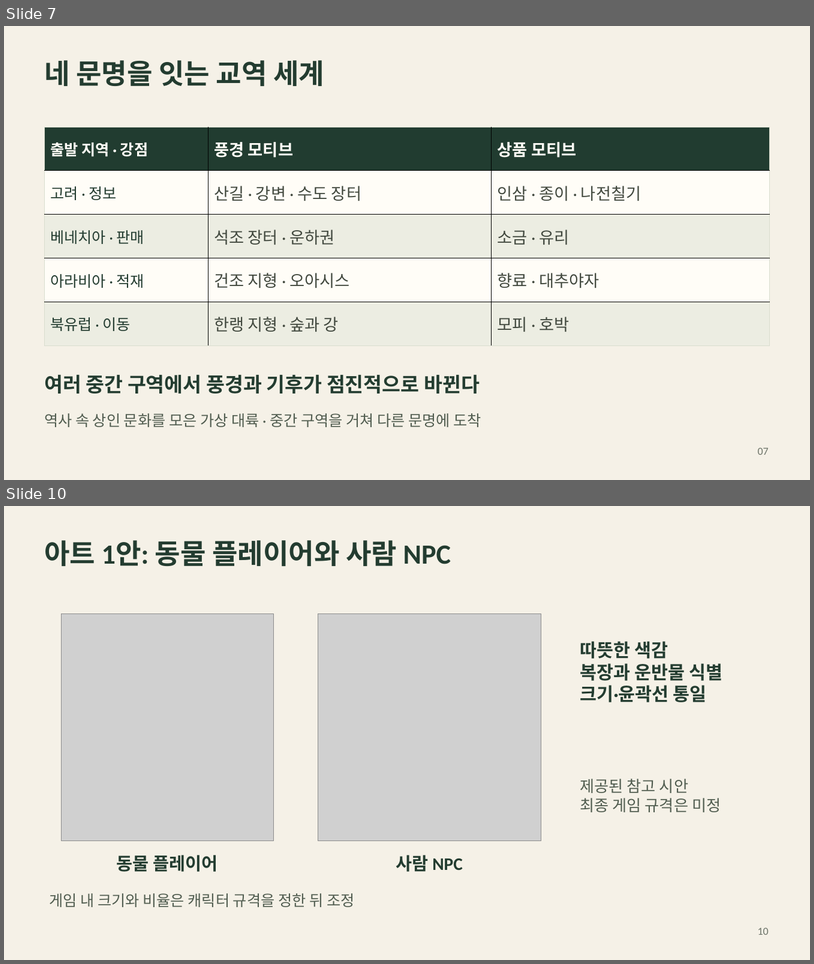
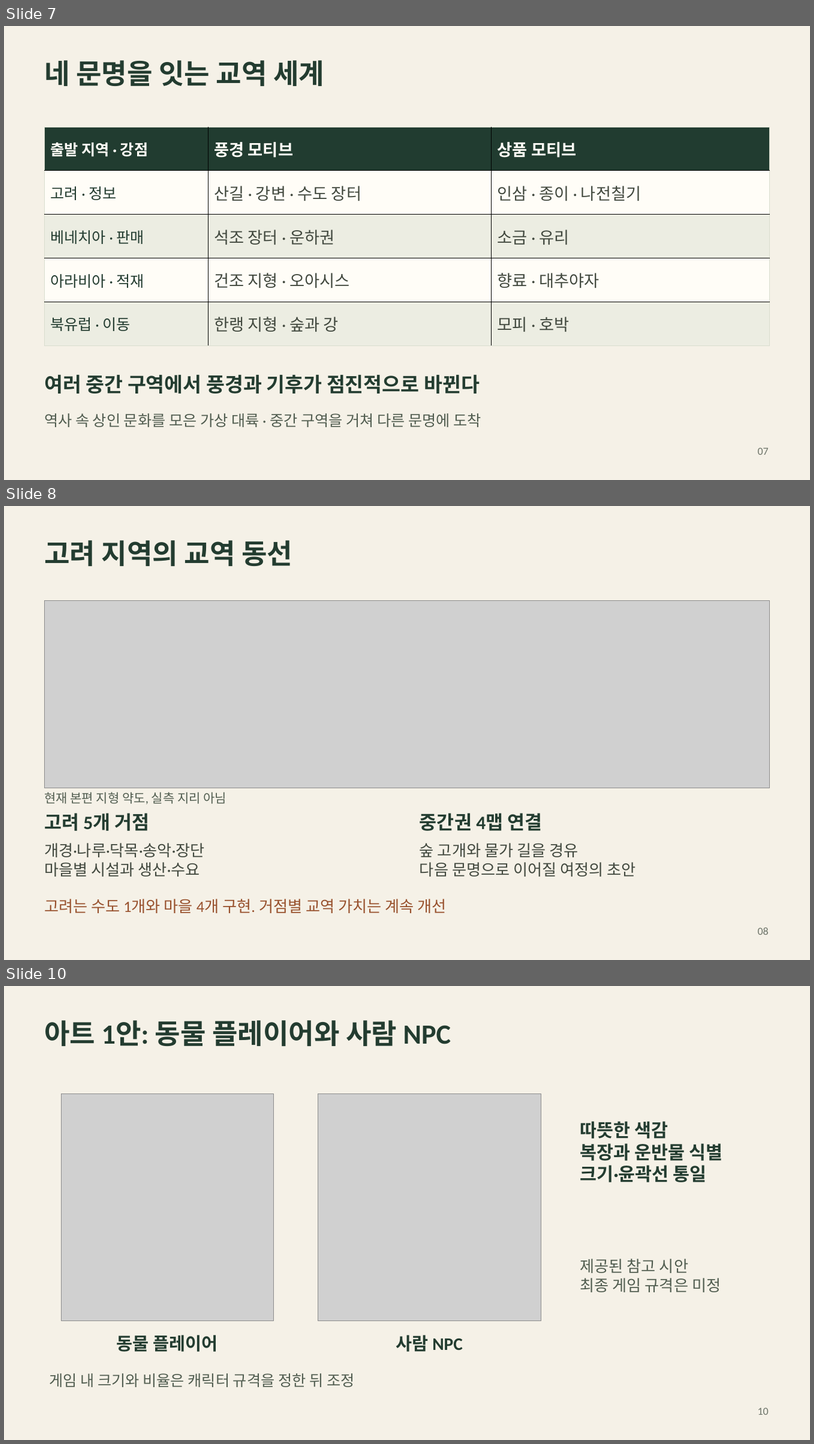
Before and after one commit to hundredman/pocket-caravan, a slide deck: Presentations/2026-10-19/팀별 게임 기획 발표 자료_최종.pptx. Shown one above the other, each under a label of ours: slides 7 and 10 before the commit, slides 7, 8 and 10 after it; the slides between them are not shown. The pictures are 814x964 and 814x1444 pixels, drawn with LibreOffice and Linux fonts; fonts in the diff are those of the drawing; grey boxes stand for pictures. Boxes give left, top, right and bottom in pixels: in the first picture for what was removed or moved away, otherwise in the second. Text is boxed around its words. In the diff, an @@ line names an element or a change of style, - is before the commit and + after.

```diff
--- a/Presentations/2026-10-19/팀별 게임 기획 발표 자료_최종.pptx
+++ b/Presentations/2026-10-19/팀별 게임 기획 발표 자료_최종.pptx
@@ slide 8 added at (4, 506, 810, 960), background #F5F1E7 @@
@@ text added at (44, 540, 293, 566), 33 pt, text #233C30, bold @@
+고려 지역의 교역 동선
@@ picture added at (45, 600, 770, 787) @@
@@ text added at (44, 792, 227, 804), 15 pt, text #515D50 @@
+현재 본편 지형 약도, 실측 지리 아님
@@ text added at (44, 813, 150, 831), 22.5 pt, text #233C30, bold @@
+고려 5개 거점
@@ text added at (420, 813, 542, 831), 22.5 pt, text #233C30, bold @@
+중간권 4맵 연결
@@ text added at (44, 843, 205, 876), 18.8 pt, text #41483E @@
+개경·나루·닥목·송악·장단
+마을별 시설과 생산·수요
@@ text added at (420, 843, 636, 876), 18.8 pt, text #41483E @@
+숲 고개와 물가 길을 경유
+다음 문명으로 이어질 여정의 초안
@@ text added at (44, 898, 447, 913), 18.8 pt, text #98512D @@
+고려는 수도 1개와 마을 4개 구현. 거점별 교역 가치는 계속 개선
@@ text added at (758, 927, 769, 934), 12.8 pt, text #6D7469 @@
+08
```
Also in this commit, not shown: 10 slides changed, 1 slide removed, 6 other files.
